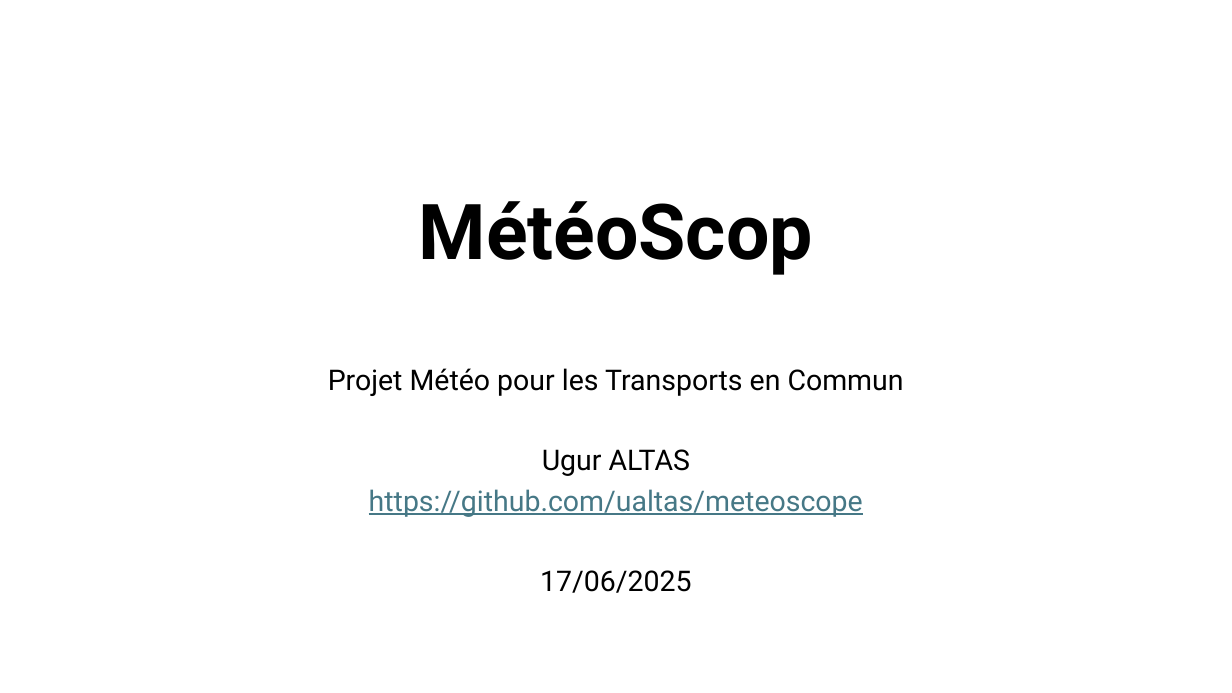
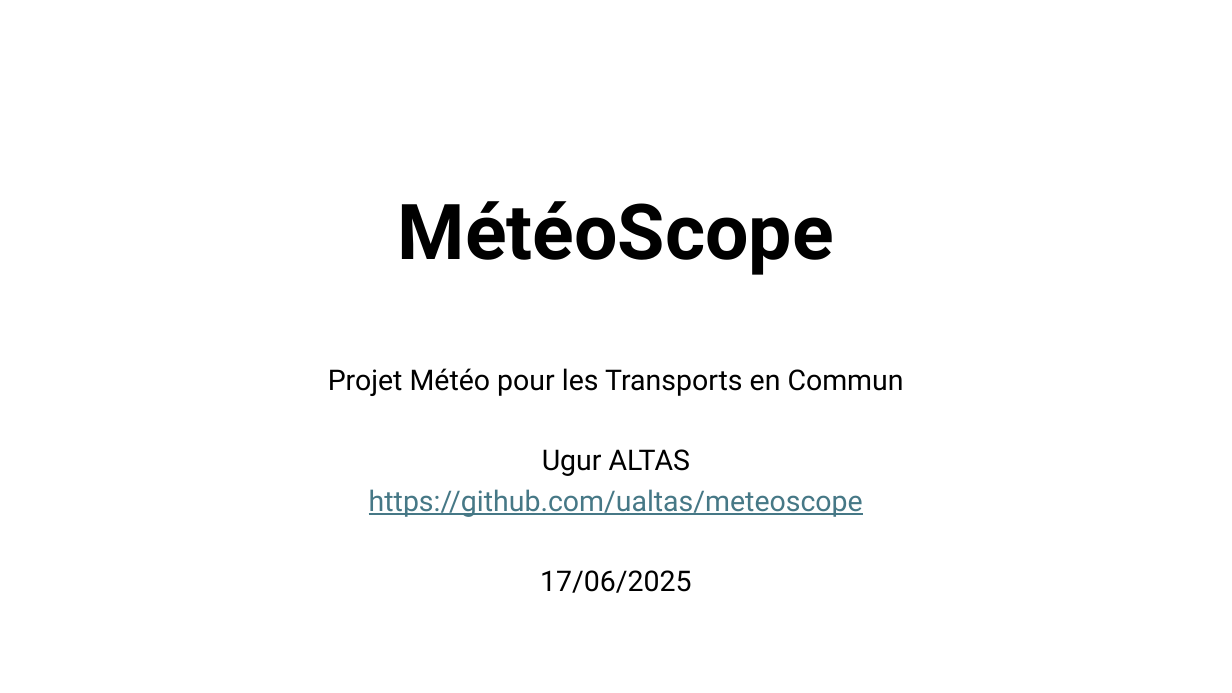
Before and after one commit to ualtas/meteoscope, a slide deck: slide 1 of meteoscop.pptx. Drawn at 1232x693 pixels with LibreOffice and Linux fonts; fonts in the diff are those of the drawing. Boxes give left, top, right and bottom in pixels: in the first picture for what was removed or moved away, otherwise in the second. Text is boxed around its words. In the diff, an @@ line names an element or a change of style, - is before the commit and + after.

```diff
--- a/meteoscop.pptx
+++ b/meteoscop.pptx
@@ title at (398,201,834,275): text changed @@
-MétéoScop
+MétéoScope
```
Also in this commit, not shown: 6 other slides changed.
